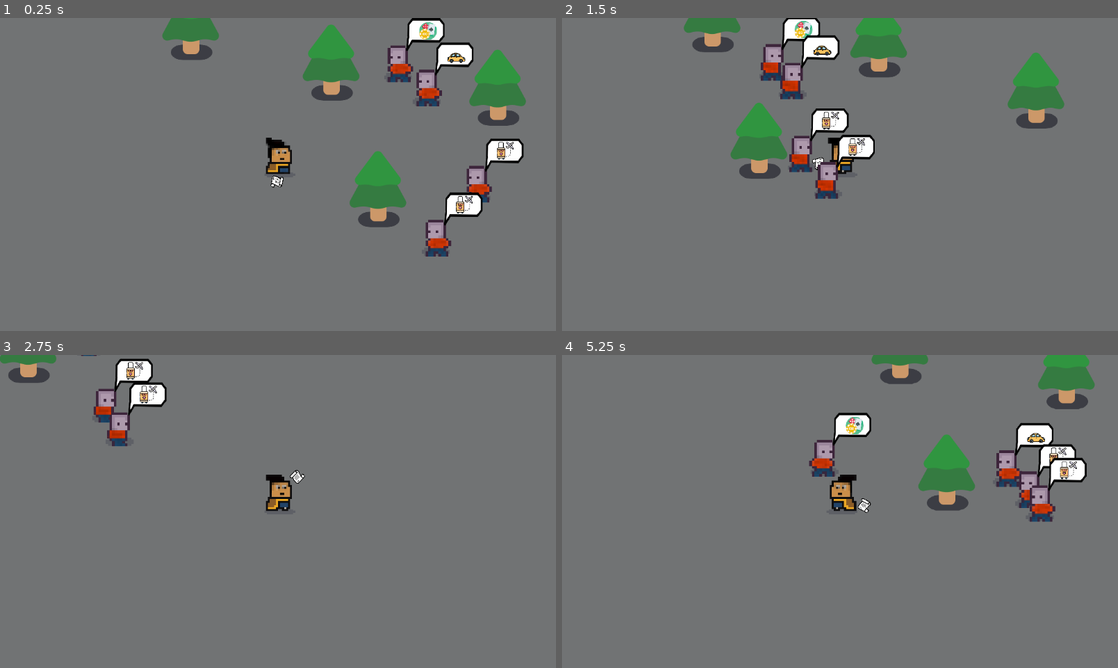
Above: before the commit, frames 1-4 (two rows, left to right).
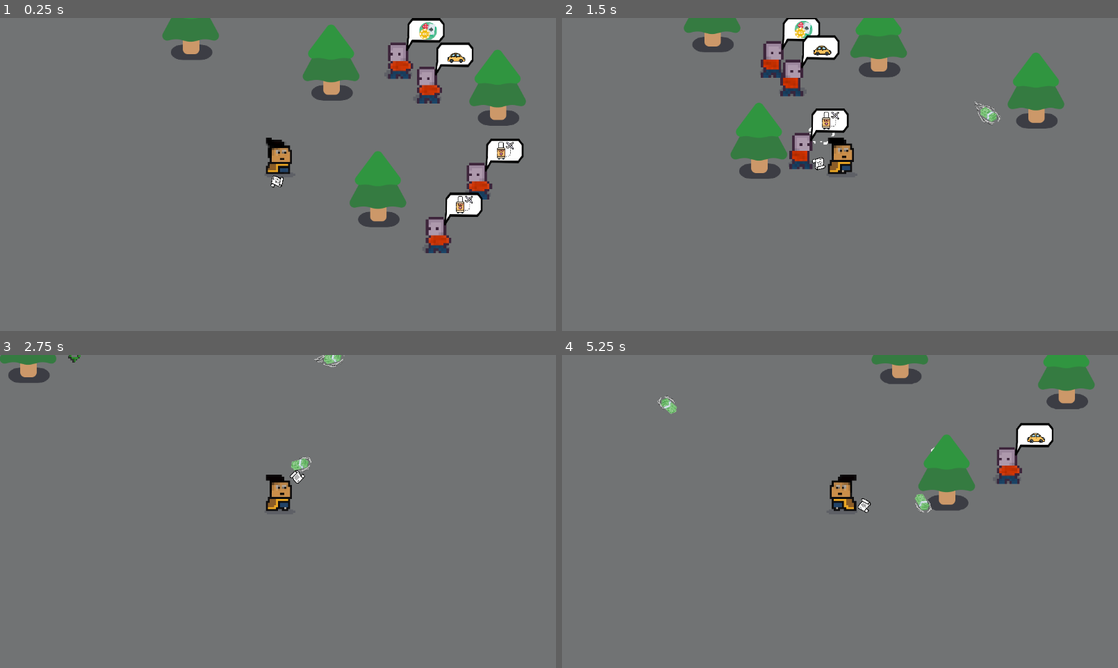
Above: after the commit, the same moments.

Repository: ZeekHoft/MoneyFrenzy
Game: Godot game, scene res://scenes/game.tscn
The game is run twice, just before and just after one commit, with the same random seed, the same clock (stepped at 60 frames per second) and the same inputs.
Inputs (mouse positions are in pixels of both pictures, inside the frame that each line leads up to):
- Up to frame 1 (0.25 s): no input
- Up to frame 2 (1.5 s): move the mouse to (962, 158) at 0.52 s; hold D (move_right) 0.53-1.28 s; move the mouse to (728, 190) at 1.27 s; hold S (move_down) from 1.28 s (still down)
- Up to frame 3 (2.75 s): move the mouse to (333, 442) at 2.02 s; release S (move_down) at 2.03 s; hold D (move_right) from 2.03 s (still down)
- Up to frame 4 (5.25 s): move the mouse to (812, 574) at 2.77 s; release D (move_right) at 2.78 s; hold W (move_up) 2.78-3.53 s; move the mouse to (1006, 558) at 3.52 s; hold A (move_left) 3.53-5.03 s; move the mouse to (673, 464) at 4.27 s; move the mouse to (867, 511) at 5.02 s; hold S (move_down) from 5.03 s (still down)

The runs differ from the first frame. In frame 1, 1.0% of the frame differs, in the area x 69-89%, y 7-77%; in frame 2, 1.8%; in frame 3, 2.0%; in frame 4, 3.0%, in the area x 17-95%, y 12-54%.

Commit message:
added the functionality for gun and animation for loanded heheheh good stuff

Diff:
--- a/mob.gd
+++ b/mob.gd
@@ -1,8 +1,10 @@
 extends CharacterBody2D
 
-
+var health = 1
 @onready var business_man = get_node("/root/Game/businessMan")
 @onready var animated_sprite_2d = $AnimatedSprite2D
+
+
 
 
 func _physics_process(delta):
@@ -17,3 +19,14 @@
 		animated_sprite_2d.flip_h = false
 	elif global_position.x > business_man.global_position.x:
 		animated_sprite_2d.flip_h = true
+
+
+func take_damage():
+	health -= 1
+	if health == 0:
+		queue_free()
+		const LOANDED = preload("res://scenes/loanded.tscn")
+		var loanded = LOANDED.instantiate()
+		get_parent().add_child(loanded) #instead of being a child we're making it a sibling
+		#because queue free deletes the node so no loanded animation
+		loanded.global_position = global_position
--- a/scenes/cash.tscn
+++ b/scenes/cash.tscn
@@ -1,17 +1,55 @@
-[gd_scene load_steps=4 format=3 uid="uid://cusfsm1w0t2lj"]
+[gd_scene load_steps=8 format=3 uid="uid://cusfsm1w0t2lj"]
 
-[ext_resource type="Texture2D" uid="uid://lc12vbvjbmgl" path="res://images/money.png" id="1_na6h8"]
 [ext_resource type="Script" path="res://scripts/cash.gd" id="1_tp5fc"]
+[ext_resource type="Texture2D" uid="uid://01qajfq8ius3" path="res://images/money_speed.png" id="2_pel7u"]
+
+[sub_resource type="AtlasTexture" id="AtlasTexture_exmtn"]
+atlas = ExtResource("2_pel7u")
+region = Rect2(0, 0, 132, 94)
+
+[sub_resource type="AtlasTexture" id="AtlasTexture_g1jno"]
+atlas = ExtResource("2_pel7u")
+region = Rect2(0, 94, 132, 94)
+
+[sub_resource type="AtlasTexture" id="AtlasTexture_a7jx3"]
+atlas = ExtResource("2_pel7u")
+region = Rect2(0, 188, 132, 94)
+
+[sub_resource type="SpriteFrames" id="SpriteFrames_b5tj3"]
+animations = [{
+"frames": [{
+"duration": 1.0,
+"texture": SubResource("AtlasTexture_exmtn")
+}, {
+"duration": 1.0,
+"texture": SubResource("AtlasTexture_g1jno")
+}, {
+"duration": 1.0,
+"texture": SubResource("AtlasTexture_a7jx3")
+}],
+"loop": true,
+"name": &"default",
+"speed": 7.0
+}]
 
 [sub_resource type="CircleShape2D" id="CircleShape2D_8wvkn"]
 radius = 33.2415
 
-[node name="cash" type="CharacterBody2D"]
+[node name="cash" type="Area2D"]
+top_level = true
+collision_layer = 0
+collision_mask = 3
 script = ExtResource("1_tp5fc")
 
-[node name="Money" type="Sprite2D" parent="."]
+[node name="Money" type="AnimatedSprite2D" parent="."]
 position = Vector2(-1, 4)
-texture = ExtResource("1_na6h8")
+scale = Vector2(0.548455, 0.599335)
+sprite_frames = SubResource("SpriteFrames_b5tj3")
+autoplay = "default"
+frame_progress = 0.0404023
 
 [node name="CollisionShape2D" type="CollisionShape2D" parent="."]
+scale = Vector2(0.686388, 0.569499)
 shape = SubResource("CircleShape2D_8wvkn")
+
+[connection signal="body_entered" from="." to="." method="_on_body_entered"]
--- a/scenes/document.tscn
+++ b/scenes/document.tscn
@@ -15,12 +15,19 @@
 scale = Vector2(2, 2)
 shape = SubResource("CircleShape2D_w1y21")
 
-[node name="pivotMoney" type="Marker2D" parent="."]
+[node name="pivotDocument" type="Marker2D" parent="."]
 
-[node name="Paper" type="Sprite2D" parent="pivotMoney"]
+[node name="Paper" type="Sprite2D" parent="pivotDocument"]
 position = Vector2(72, 1)
 texture = ExtResource("2_3vay3")
 
-[node name="throwMoney" type="Marker2D" parent="pivotMoney/Paper"]
+[node name="throwMoney" type="Marker2D" parent="pivotDocument/Paper"]
+unique_name_in_owner = true
 position = Vector2(8, -1)
 scale = Vector2(0.503426, 0.634352)
+
+[node name="Timer" type="Timer" parent="."]
+wait_time = 0.3
+autostart = true
+
+[connection signal="timeout" from="Timer" to="." method="_on_timer_timeout"]
--- /dev/null
+++ b/scenes/loanded.tscn
@@ -0,0 +1,82 @@
+[gd_scene load_steps=12 format=3 uid="uid://bkw81hi8nlquc"]
+
+[ext_resource type="Texture2D" uid="uid://cglw2aauk2a47" path="res://images/smoke_money.png" id="1_841bj"]
+[ext_resource type="Script" path="res://scripts/loanded.gd" id="2_tmruh"]
+
+[sub_resource type="AtlasTexture" id="AtlasTexture_4dsf4"]
+atlas = ExtResource("1_841bj")
+region = Rect2(0, 0, 40, 45)
+
+[sub_resource type="AtlasTexture" id="AtlasTexture_wx3ml"]
+atlas = ExtResource("1_841bj")
+region = Rect2(40, 0, 40, 45)
+
+[sub_resource type="AtlasTexture" id="AtlasTexture_jsbie"]
+atlas = ExtResource("1_841bj")
+region = Rect2(80, 0, 40, 45)
+
+[sub_resource type="AtlasTexture" id="AtlasTexture_bokon"]
+atlas = ExtResource("1_841bj")
+region = Rect2(120, 0, 40, 45)
+
+[sub_resource type="AtlasTexture" id="AtlasTexture_njsc7"]
+atlas = ExtResource("1_841bj")
+region = Rect2(160, 0, 40, 45)
+
+[sub_resource type="AtlasTexture" id="AtlasTexture_j8ocn"]
+atlas = ExtResource("1_841bj")
+region = Rect2(200, 0, 40, 45)
+
+[sub_resource type="AtlasTexture" id="AtlasTexture_kokak"]
+atlas = ExtResource("1_841bj")
+region = Rect2(240, 0, 40, 45)
+
+[sub_resource type="AtlasTexture" id="AtlasTexture_o0ab1"]
+atlas = ExtResource("1_841bj")
+region = Rect2(280, 0, 40, 45)
+
+[sub_resource type="SpriteFrames" id="SpriteFrames_ybx1u"]
+animations = [{
+"frames": [{
+"duration": 1.0,
+"texture": SubResource("AtlasTexture_4dsf4")
+}, {
+"duration": 1.0,
+"texture": SubResource("AtlasTexture_wx3ml")
+}, {
+"duration": 1.0,
+"texture": SubResource("AtlasTexture_jsbie")
+}, {
+"duration": 1.0,
+"texture": SubResource("AtlasTexture_bokon")
+}, {
+"duration": 1.0,
+"texture": SubResource("AtlasTexture_njsc7")
+}, {
+"duration": 1.0,
+"texture": SubResource("AtlasTexture_j8ocn")
+}, {
+"duration": 1.0,
+"texture": SubResource("AtlasTexture_kokak")
+}, {
+"duration": 1.0,
+"texture": SubResource("AtlasTexture_o0ab1")
+}],
+"loop": false,
+"name": &"loanded",
+"speed": 5.0
+}]
+
+[node name="loanded" type="Node2D"]
+script = ExtResource("2_tmruh")
+
+[node name="AnimatedSprite2D" type="AnimatedSprite2D" parent="."]
+position = Vector2(0, -39)
+scale = Vector2(2.35, 2.45556)
+sprite_frames = SubResource("SpriteFrames_ybx1u")
+animation = &"loanded"
+autoplay = "loanded"
+frame = 7
+frame_progress = 1.0
+
+[connection signal="animation_finished" from="AnimatedSprite2D" to="." method="_on_animated_sprite_2d_animation_finished"]
--- a/scenes/mob.tscn
+++ b/scenes/mob.tscn
@@ -58,11 +58,10 @@
 script = ExtResource("1_rski6")
 
 [node name="AnimatedSprite2D" type="AnimatedSprite2D" parent="."]
-position = Vector2(5, -42)
+position = Vector2(5.55556, -48.8889)
 scale = Vector2(5.838, 6)
 sprite_frames = SubResource("SpriteFrames_d5jly")
 animation = &"running"
-frame_progress = 0.100355
 
 [node name="Shadow" type="Sprite2D" parent="AnimatedSprite2D"]
 position = Vector2(0, 2.16667)
--- a/scripts/cash.gd
+++ b/scripts/cash.gd
@@ -1 +1,26 @@
-extends CharacterBody2D
+extends Area2D
+
+var travelled_distance = 0
+func _physics_process(delta):
+
+	const MONEY_SPEED = 1000
+	const RANGE = 1200
+
+	var direction_cash = Vector2.RIGHT.rotated(rotation)#rotate the cash base on where u loan HAHAH
+
+	position += direction_cash * MONEY_SPEED * delta
+
+	travelled_distance += MONEY_SPEED * delta
+	if travelled_distance > RANGE:
+		queue_free()
+
+
+
+
+
+
+
+func _on_body_entered(body):
+	queue_free()
+	if body.has_method("take_damage"):
+		body.take_damage()
--- a/scripts/document.gd
+++ b/scripts/document.gd
@@ -16,3 +16,22 @@
 		#var target_nemies = enemies_in_range.front()
 		##returns the first index of an array -0
 		#look_at(target_nemies.global_position)
+
+
+func shoot():
+	const CASH = preload("res://scenes/cash.tscn")
+	var new_cash = CASH.instantiate() #create new cash
+
+	new_cash.global_position = %throwMoney.global_position #position of throwMoney
+	new_cash.global_rotation = %throwMoney.global_rotation #rotate the money as we throw is from the above codes
+	#use gloabl_position for absolute position of that specific node
+	#use position for only parent node, in this case the money itself
+	%throwMoney.add_child(new_cash)
+
+
+
+
+
+
+func _on_timer_timeout():
+	shoot()
--- /dev/null
+++ b/scripts/loanded.gd
@@ -0,0 +1,12 @@
+extends Node2D
+
+@onready var animated_sprite_2d = $AnimatedSprite2D
+
+func play_loaned():
+	$AnimatedSprite2D.play("loanded")
+
+
+
+func _on_animated_sprite_2d_animation_finished():
+	play_loaned()
+	queue_free()
Binary file added: images/money_speed.png
Not shown, added: images/money_speed.png.import
Binary file added: images/smoke_money.png
Not shown, added: images/smoke_money.png.import
Not shown: 1 places in smoke_explosion/smoke_explosion.tscn that only renumber resources
Not shown, added: images/money_speed.clip
Not shown, added: images/smoke_money.clip
